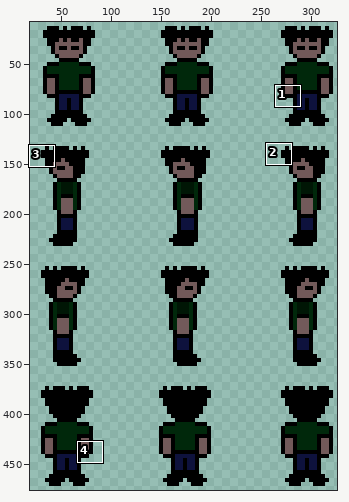
File history of a sprite sheet, img/characters/$mattéo.png. The picture above shows the old version from afar; the outline marks the close-up.
Close-up. Before the commit:
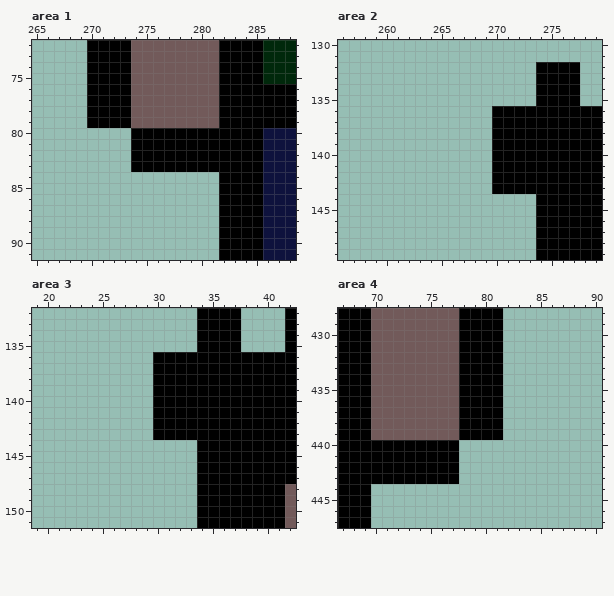
The file is 360x480 pixels. Shown: area 1: x 265..288, y 72..91; area 2: x 256..279, y 130..149; area 3: x 19..42, y 132..151; area 4: x 67..90, y 428..447. The wide view leaves out empty margins. The commit also changed other parts of the picture, which this record leaves out.
New version:
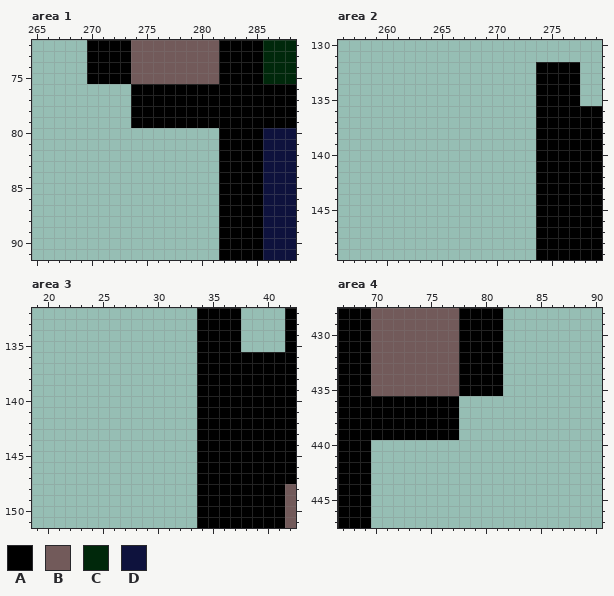
Palette (. is transparent): A #000000  B #725a5a  C #00280b  D #0e123d
The exact change:
{"where": "area 1"}
{"y":76,"x":270,"old":"AAAABBBBBBBB","new":"....AAAAAAAA"}
{"y":77,"x":270,"old":"AAAABBBBBBBB","new":"....AAAAAAAA"}
{"y":78,"x":270,"old":"AAAABBBBBBBB","new":"....AAAAAAAA"}
{"y":79,"x":270,"old":"AAAABBBBBBBB","new":"....AAAAAAAA"}
{"y":80,"x":274,"old":"AAAAAAAA","new":"........"}
{"y":81,"x":274,"old":"AAAAAAAA","new":"........"}
{"y":82,"x":274,"old":"AAAAAAAA","new":"........"}
{"y":83,"x":274,"old":"AAAAAAAA","new":"........"}
{"where": "area 2"}
{"y":136,"x":270,"old":"AAAA","new":"...."}
{"y":137,"x":270,"old":"AAAA","new":"...."}
{"y":138,"x":270,"old":"AAAA","new":"...."}
{"y":139,"x":270,"old":"AAAA","new":"...."}
{"y":140,"x":270,"old":"AAAA","new":"...."}
{"y":141,"x":270,"old":"AAAA","new":"...."}
{"y":142,"x":270,"old":"AAAA","new":"...."}
{"y":143,"x":270,"old":"AAAA","new":"...."}
{"where": "area 3"}
{"y":136,"x":30,"old":"AAAA","new":"...."}
{"y":137,"x":30,"old":"AAAA","new":"...."}
{"y":138,"x":30,"old":"AAAA","new":"...."}
{"y":139,"x":30,"old":"AAAA","new":"...."}
{"y":140,"x":30,"old":"AAAA","new":"...."}
{"y":141,"x":30,"old":"AAAA","new":"...."}
{"y":142,"x":30,"old":"AAAA","new":"...."}
{"y":143,"x":30,"old":"AAAA","new":"...."}
{"where": "area 4"}
{"y":436,"x":70,"old":"BBBBBBBBAAAA","new":"AAAAAAAA...."}
{"y":437,"x":70,"old":"BBBBBBBBAAAA","new":"AAAAAAAA...."}
{"y":438,"x":70,"old":"BBBBBBBBAAAA","new":"AAAAAAAA...."}
{"y":439,"x":70,"old":"BBBBBBBBAAAA","new":"AAAAAAAA...."}
{"y":440,"x":70,"old":"AAAAAAAA","new":"........"}
{"y":441,"x":70,"old":"AAAAAAAA","new":"........"}
{"y":442,"x":70,"old":"AAAAAAAA","new":"........"}
{"y":443,"x":70,"old":"AAAAAAAA","new":"........"}
